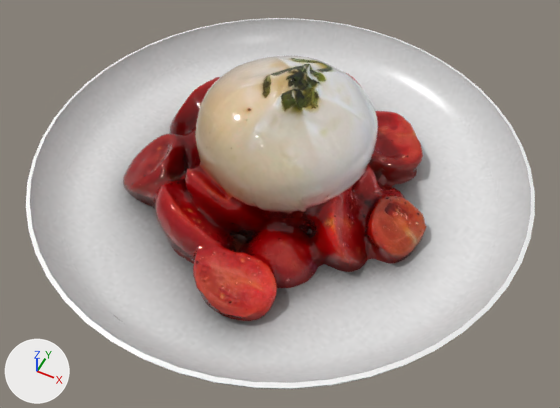
The glTF model Plato_04.glb: old version first, new version second.
Camera for both pictures: a camera (50 mm lens) standing at (0.127, -0.254, 0.309) and looking at (0.011, -0.024, 0.021). The axes (+X, +Y, +Z) are drawn at lower left. The lights are the same throughout. The older version comes first.

Names of what the first picture shows: 'Burrata Retopo Split', 'Greek Flat Plate White'.
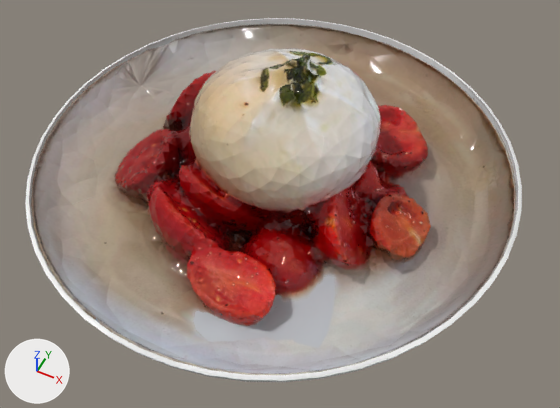
Pixel boxes [x1, y1, x2, y2] of what changed, in the pictures (560 x 408 px):
'Burrata Ori.Copia.001', added
    after: [31, 24, 516, 375]
'Greek Flat Plate White', recoloured, moved, rescaled
    before: [26, 18, 535, 389]
    after: [25, 18, 522, 382]
'Burrata Retopo Split', deleted
    before: [123, 56, 426, 321]

Patch to the scene script:
```diff
--- a/Plato_04.glb.py
+++ b/Plato_04.glb.py
@@ img_ao_burrata_plate01_02 @@
+img_ao_burrata_plate01_02 = load_image('AO Burrata Plate01-02', '_unpacked/AO_Burrata_Plate01-02', 512, 512, 'sRGB')
@@ img_3dmodel_02 @@
+img_3dmodel_02 = load_image('3DModel_02', '_unpacked/3DModel_02', 1024, 1024, 'sRGB')
@@ img_roughness_002 @@
+img_roughness_002 = load_image('Roughness.002', '_unpacked/Roughness.002', 512, 512, 'Non-Color')
@@ mat_burrataplate_001 @@
+mat_burrataplate_001 = principled_material('BurrataPlate.001')
+mat_burrataplate_001.texture = img_ao_burrata_plate01_02
+mat_burrataplate_001.roughness = 0.277
@@ mat_burrata_ori_003 @@
+mat_burrata_ori_003 = bpy.data.materials.new('Burrata ori.003')
+# uses the picture img_3dmodel_02
+# uses the picture img_roughness_002
@@ me_circle_ancient_plate_0_004 @@
 me_circle_ancient_plate_0_004.from_pydata(...)  # 500 vertices, 996 faces; spans x -0.131..0.129, y -0.128..0.132, z 0.001..0.021
-me_circle_ancient_plate_0_004.materials.append(mat_ancient_plate_002)  # picture img_ao_burrata_plate
+me_circle_ancient_plate_0_004.materials.append(mat_burrataplate_001)  # picture img_ao_burrata_plate01_02
@@ me_3dmodel_011 @@
+me_3dmodel_011.from_pydata(...)  # 4692 vertices, 9392 faces; spans x -0.124..0.12, y -0.127..0.116, z 0.007..0.091
+me_3dmodel_011.materials.append(mat_burrata_ori_003)
@@ ob_greek_flat_plate_white @@
 ob_greek_flat_plate_white = bpy.data.objects.new('Greek Flat Plate White', me_circle_ancient_plate_0_004)
-ob_greek_flat_plate_white.location = (0.0, 0.0, 0.0)
+ob_greek_flat_plate_white.location = (-0.0004, -0.0059, 0.0054)
+ob_greek_flat_plate_white.scale = (0.953, 0.965, 1.08)
@@ ob_burrata_retopo_split @@
-ob_burrata_retopo_split = bpy.data.objects.new('Burrata Retopo Split', me_mesh_005)
-ob_burrata_retopo_split.location = (0.0, 0.0, 0.0)
@@ ob_burrata_ori_copia_001 @@
+ob_burrata_ori_copia_001 = bpy.data.objects.new('Burrata Ori.Copia.001', me_3dmodel_011)
+ob_burrata_ori_copia_001.location = (0.0, 0.0, 0.0)
```
